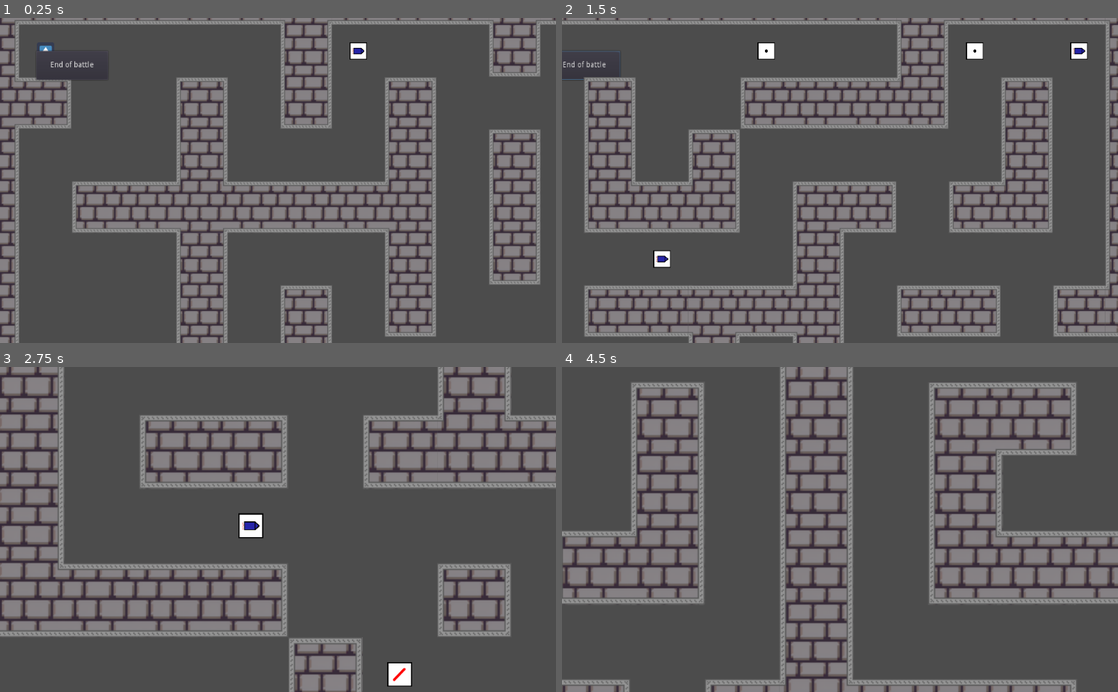
Above: before the commit, frames 1-4 (two rows, left to right).
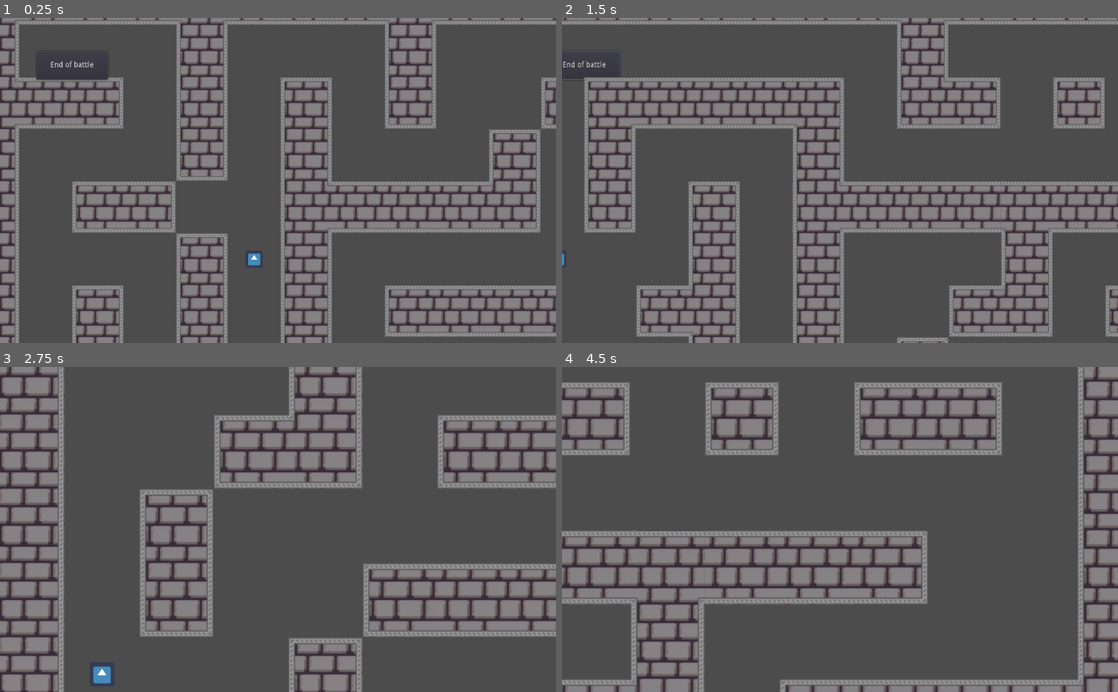
Above: after the commit, the same moments.

Repository: wovri-github/godot_tanks_server
Game: Godot game, scene res://Main/Main.tscn
The game is run twice, just before and just after one commit, with the same random seed, the same clock (stepped at 60 frames per second) and the same inputs. The engine's default icon, where the game draws it, is replaced by a stand-in: a white triangle on a blue panel in a dark square.
Inputs (mouse positions are in pixels of both pictures, inside the frame that each line leads up to):
- Up to frame 1 (0.25 s): no input
- Up to frame 2 (1.5 s): click "End of battle" at 0.5 s; tap Enter at 1.25 s; move the mouse to (962, 164) at 1.27 s; press the mouse at (962, 164) at 1.28 s; hold D (right) from 1.28 s (still down)
- Up to frame 3 (2.75 s): move the mouse to (166, 545) at 2.02 s; release D (right) at 2.03 s; release the mouse at (166, 545) at 2.03 s; hold S (down) from 2.03 s (still down); tap Mouse wheel up (zoom_in) at 2.1 s
- Up to frame 4 (4.5 s): move the mouse to (895, 458) at 2.77 s; release S (down) at 2.78 s; hold D (right) 2.78-3.53 s; tap Mouse wheel down (zoom_out) at 2.85 s; move the mouse to (812, 594) at 3.52 s; hold W (up) 3.53-4.28 s; click (812, 594) at 3.6 s; move the mouse to (1006, 578) at 4.27 s; hold A (left) from 4.28 s (still down); tap Mouse wheel up (zoom_in) at 4.35 s

The runs differ from the first frame. In frame 1, 23% of the frame differs, in the area x 7-100%, y 0-100%; in frame 2, 27%; in frame 3, 27%; in frame 4, 46%, in the area x 0-100%, y 0-100%.

Commit message:
Prevent odd numbers in map size

Diff:
--- a/Main/Game/Map/GenerateMap.gd
+++ b/Main/Game/Map/GenerateMap.gd
@@ -29,6 +29,8 @@
 var rng = RandomNumberGenerator.new()
 
 func _ready():
+	MAP_SIZE.x += int(MAP_SIZE.x) % 2
+	MAP_SIZE.y += int(MAP_SIZE.y) % 2
 	_generate_map_shape()
 	_generate_collision_shape()
 	_generate_player_spawn_points_and_start_ammo_boxes()
--- a/Main/Game/Map/Map.tscn
+++ b/Main/Game/Map/Map.tscn
@@ -38,6 +38,9 @@
 tile_set = SubResource( 2 )
 format = 1
 script = ExtResource( 7 )
+MAX_PLAYERS = 4
+START_AMMO_BOXES_AMOUNT = 0
+MAP_SIZE = Vector2( 15, 15 )
 
 [node name="StaticBody2D" type="StaticBody2D" parent="TileMap"]
 
